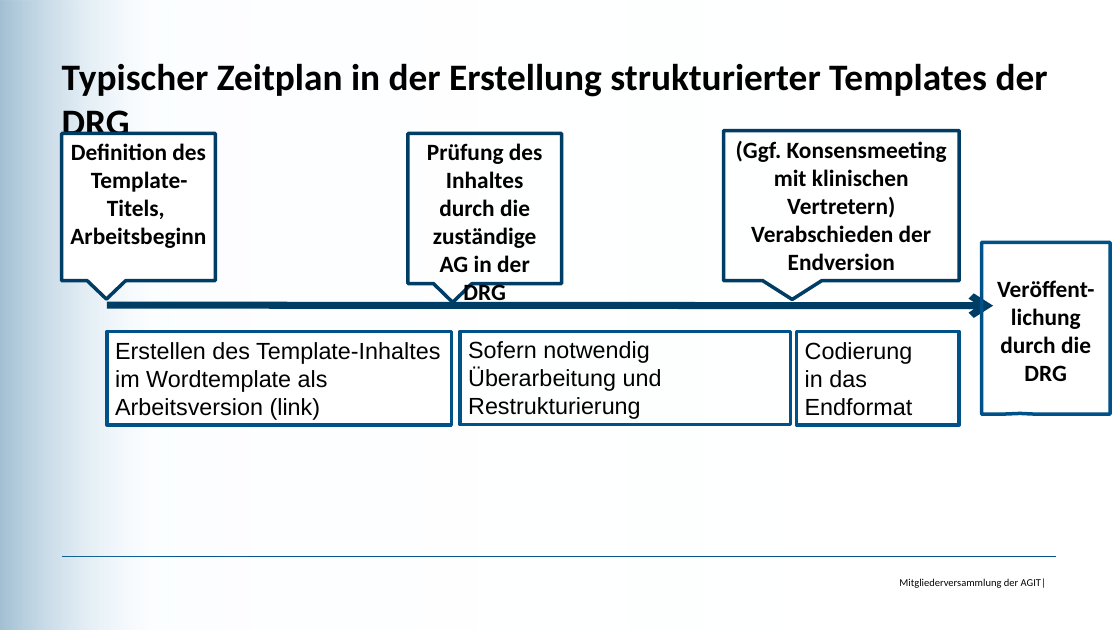
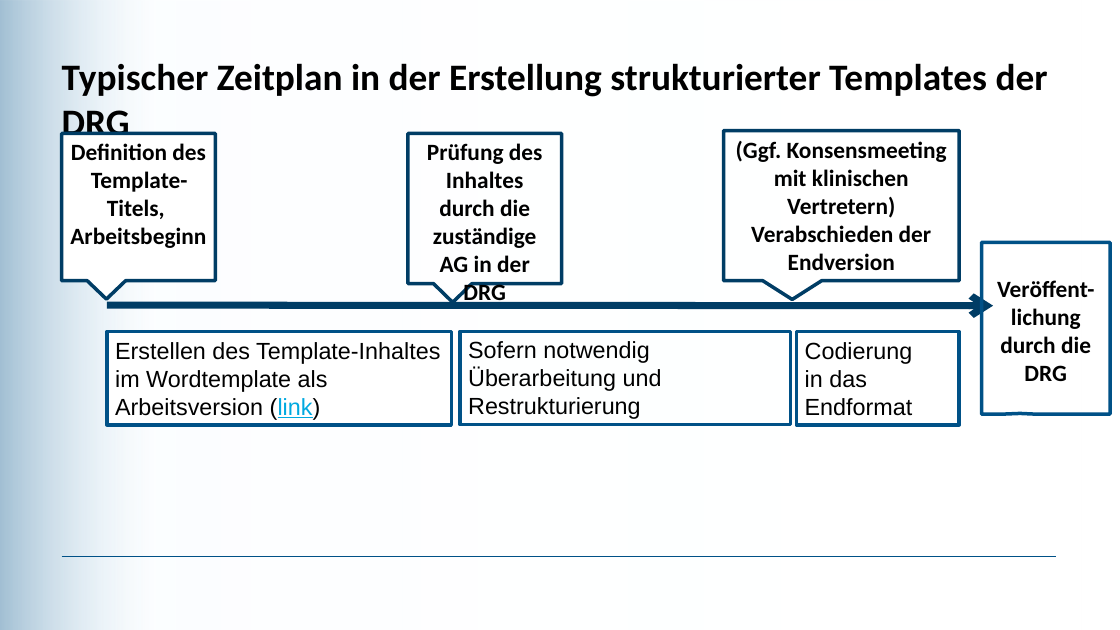
Before and after one commit to DRGagit/ak_befundung, a slide deck: slide 6 of Präsentationen/Leitfaden Erstellung Strukturierter Befundtemplates.pptx. Drawn at 1120x630 pixels with LibreOffice and Linux fonts; fonts in the diff are those of the drawing; background and template pictures are left out. Boxes give left, top, right and bottom in pixels: in the first picture for what was removed or moved away, otherwise in the second. Text is boxed around its words. In the diff, an @@ line names an element or a change of style, - is before the commit and + after.

```diff
--- a/Präsentationen/Leitfaden Erstellung Strukturierter Befundtemplates.pptx
+++ b/Präsentationen/Leitfaden Erstellung Strukturierter Befundtemplates.pptx
@@ rectangle "Erstellen des Template-Inhaltes im Wordtemplate ..." at (107,332,451,425): text colour #000000 to #00A9E0, underline on in "(link)" @@
@@ text removed at (899,578,1046,588) @@
-Mitgliederversammlung der AGIT|
```
Also in this commit, not shown: 5 other slides changed.
